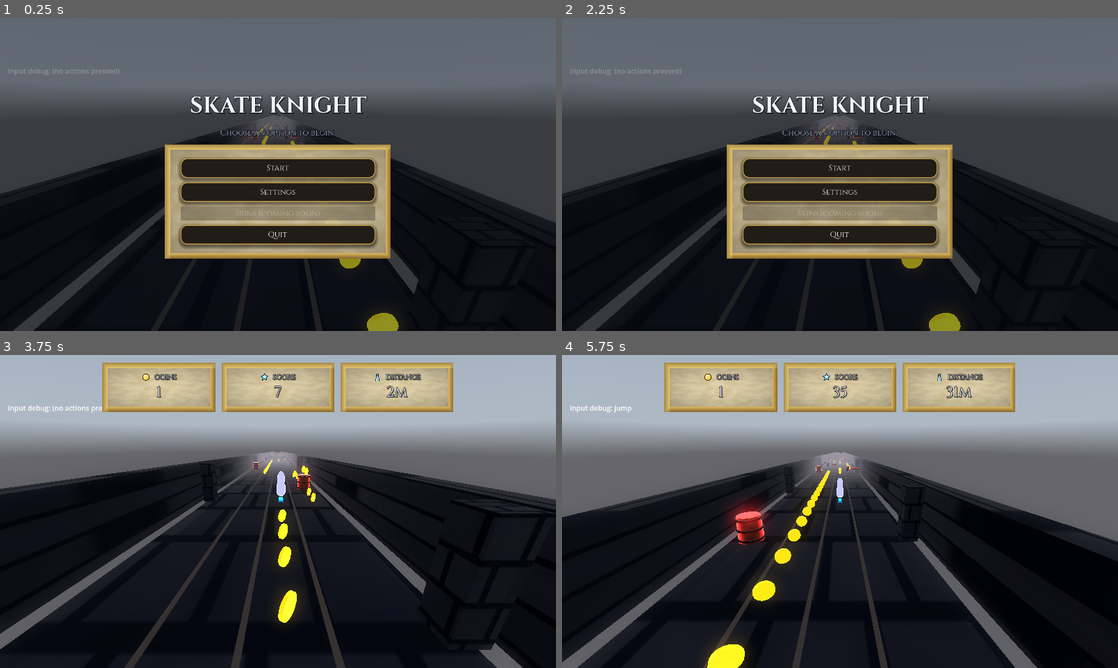
Above: before the commit, frames 1-4 (two rows, left to right).
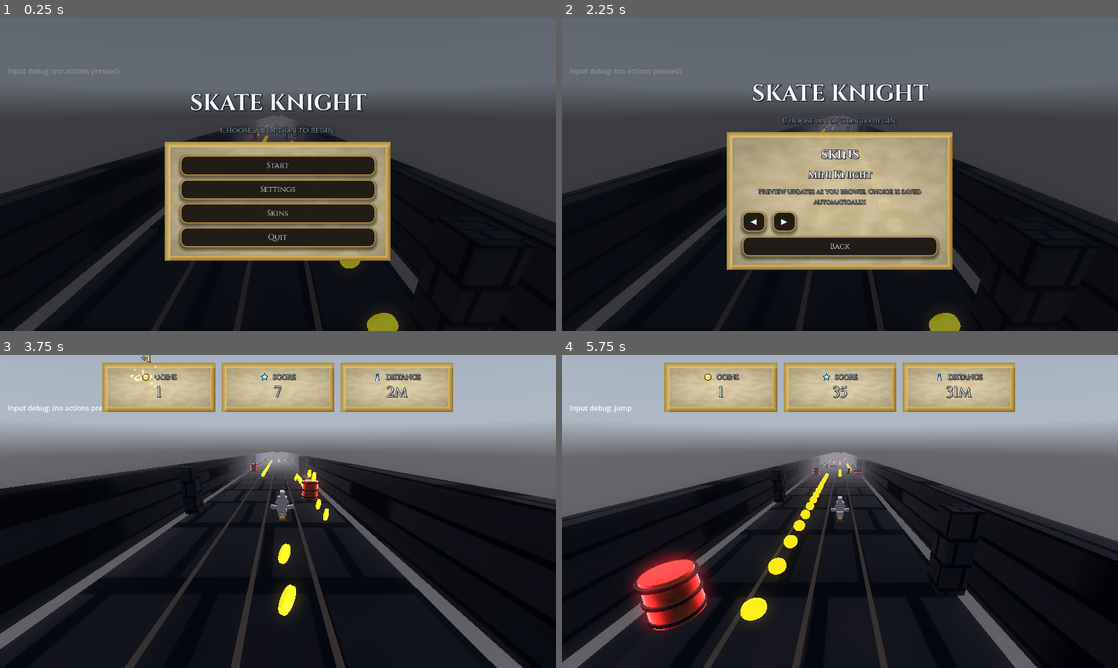
Above: after the commit, the same moments.

Repository: AlexXaya/SkateKnight
Game: Godot game, scene res://scenes/start_screen.tscn
The game is run twice, just before and just after one commit, with the same random seed, the same clock (stepped at 60 frames per second) and the same inputs.
Inputs (mouse positions are in pixels of both pictures, inside the frame that each line leads up to):
- Up to frame 1 (0.25 s): no input
- Up to frame 2 (2.25 s): click "Settings" at 0.5 s; click "Back" at 1.25 s; click (840, 212) at 2 s, where only the run after the commit has a clickable "Skins"
- Up to frame 3 (3.75 s): click (278, 583) at 2.75 s, where only the run after the commit has a clickable "Back"; click "Start" at 3.5 s
- Up to frame 4 (5.75 s): tap Enter at 4.25 s; hold Up from 4.28 s (still down); tap Shift (boost) at 4.35 s; tap W (jump) at 4.52, 5.27 s; tap S (slide) at 5.1 s

The runs differ from the first frame. In frame 1, 8.8% of the frame differs, in the area x 29-71%, y 24-78%; in frame 2, 16%, in the area x 29-71%, y 20-81%; in frame 3, 2.2%; in frame 4, 6.4%.

Commit message:
Add player skin system, knight model, coin VFX, and HUD/camera polish
- Skins: SkinCatalog + PlayerSkins autoload with persistent selection
  (user://skate_knight_settings.cfg); Skins menu in start screen with
  live preview.
- Knight model: Kenney Mini Arena character-soldier (CC0) shipped at
  models/knight.glb; Mini Knight skin loads it into Visual/KnightModel,
  hides the capsule placeholder, and keeps the deck palette tinting.
- Coin pickup feedback: COINS panel punch-scale, gold value flash,
  floating "+N" label, and a gold sparkle burst at the coin icon.
- Game-over: snap HUD count-up displays to their targets so coins/score/
  distance stop climbing the moment the run ends.
- Camera: pulled in (offset z -13 -> -9) and adjusted F3 presets so the
  player reads better through fog.

Co-authored-by: Cursor <cursoragent@cursor.com>

Diff:
--- a/project.godot
+++ b/project.godot
@@ -23,6 +23,7 @@
 
 Music="*res://scripts/music.gd"
 Sfx="*res://scripts/sfx.gd"
+PlayerSkins="*res://scripts/player_skins.gd"
 
 [display]
 
--- a/scenes/default_env.tres
+++ b/scenes/default_env.tres
@@ -15,6 +15,13 @@
 sky_custom_fov = 70.0
 ambient_light_source = 2
 ambient_light_color = Color(0.3, 0.3, 0.35, 1)
+glow_enabled = true
+glow_levels/1 = 1.0
+glow_levels/2 = 1.0
+glow_levels/3 = 1.0
+glow_intensity = 0.7
+glow_mix = 0.08
+glow_bloom = 0.35
 fog_enabled = true
 fog_mode = 1
 fog_light_color = Color(0.55, 0.55, 0.6, 1)
@@ -28,12 +35,3 @@
 volumetric_fog_anisotropy = 0.35
 volumetric_fog_length = 96.0
 volumetric_fog_sky_affect = 0.75
-glow_enabled = true
-glow_intensity = 0.7
-glow_bloom = 0.35
-glow_hdr_threshold = 1.0
-glow_hdr_scale = 2.0
-glow_mix = 0.08
-glow_levels/1 = true
-glow_levels/2 = true
-glow_levels/3 = true
--- a/scenes/main.tscn
+++ b/scenes/main.tscn
@@ -64,7 +64,7 @@
 transform = Transform3D(1, 0, 0, 0, 1, 0, 0, 0, 1, 0, 0, 0)
 script = ExtResource("7_1n0cl")
 target_path = NodePath("../Player")
-offset = Vector3(0, 4, -13)
+offset = Vector3(0, 4, -9)
 process_mode = 1
 
 [node name="Camera3D" type="Camera3D" parent="CameraRig"]
--- a/scenes/player/player.tscn
+++ b/scenes/player/player.tscn
@@ -47,6 +47,8 @@
 shape = SubResource("CapsuleShape3D_player")
 
 [node name="Visual" type="Node3D" parent="."]
+
+[node name="KnightModel" type="Node3D" parent="Visual"]
 
 [node name="Torso" type="MeshInstance3D" parent="Visual"]
 mesh = SubResource("CapsuleMesh_torso")
--- a/scripts/camera_follow.gd
+++ b/scripts/camera_follow.gd
@@ -1,7 +1,7 @@
 extends Node3D
 
 @export var target_path: NodePath
-@export var offset: Vector3 = Vector3(0, 4.0, -8.5)
+@export var offset: Vector3 = Vector3(0, 4.0, -9.0)
 @export var smoothness: float = 10.0
 @export var enable_collision_avoidance: bool = false
 @export var collision_mask: int = 1
@@ -32,10 +32,10 @@
 	# Presets are intentionally dramatic so we can diagnose visibility issues quickly.
 	# 0: default-ish chase, 1: higher chase, 2: side chase, 3: top-down-ish.
 	var offsets = [
-		Vector3(0, 4.0, -13.0),
-		Vector3(0, 7.0, -16.0),
-		Vector3(8.0, 5.0, -12.0),
-		Vector3(0, 14.0, -10.0),
+		Vector3(0, 4.0, -9.0),
+		Vector3(0, 7.0, -13.0),
+		Vector3(8.0, 5.0, -10.0),
+		Vector3(0, 14.0, -8.0),
 	]
 	var rots = [
 		Vector3(-18, 180, 0),
--- a/scripts/hud.gd
+++ b/scripts/hud.gd
@@ -7,6 +7,7 @@
 @onready var _score_box: PanelContainer = $HUD/Margin/VBox/TopStatsCenter/TopStats/ScoreBox
 @onready var _dist_box: PanelContainer = $HUD/Margin/VBox/TopStatsCenter/TopStats/DistanceBox
 @onready var _coins_value: Label = $HUD/Margin/VBox/TopStatsCenter/TopStats/CoinsBox/Pad/VBox/Value
+@onready var _coins_icon: TextureRect = $HUD/Margin/VBox/TopStatsCenter/TopStats/CoinsBox/Pad/VBox/HeaderCenter/Header/Icon
 @onready var _score_value: Label = $HUD/Margin/VBox/TopStatsCenter/TopStats/ScoreBox/Pad/VBox/Value
 @onready var _dist_value: Label = $HUD/Margin/VBox/TopStatsCenter/TopStats/DistanceBox/Pad/VBox/Value
 @onready var _game_over: Control = $GameOver
@@ -37,6 +38,12 @@
 @export var milestone_sparkle_size_px: float = 10.0
 var _sparkle_layer: Control
 var _sparkles: GPUParticles2D
+var _coin_pickup_sparkles: GPUParticles2D
+var _coin_box_pulse_tween: Tween
+
+@export var coin_pickup_sparkle_count: int = 22
+@export var coin_pickup_sparkle_lifetime_s: float = 0.38
+@export var coin_pickup_sparkle_speed: float = 220.0
 
 func _ready() -> void:
 	process_mode = Node.PROCESS_MODE_ALWAYS
@@ -48,6 +55,7 @@
 	_apply_box_style_overrides(hud_theme)
 	_build_danger_overlay()
 	_build_milestone_sparkles()
+	_build_coin_pickup_sparkles()
 	_build_game_over_ui()
 	_rm = get_node(run_manager_path)
 	_game_over.visible = false
@@ -58,6 +66,8 @@
 			_rm.connect("run_over", _on_run_over)
 		if _rm.has_signal("danger_changed"):
 			_rm.connect("danger_changed", _on_danger_changed)
+		if _rm.has_signal("coin_pickup"):
+			_rm.connect("coin_pickup", _on_coin_pickup)
 
 func _process(delta: float) -> void:
 	var step := maxf(1.0, count_speed) * maxf(0.0, delta)
@@ -82,6 +92,14 @@
 		_dist_display = _dist_target
 
 func _on_run_over() -> void:
+	# Freeze the count-up animation so stats don't keep climbing after death.
+	_coins_display = _coins_target
+	_score_display = _score_target
+	_dist_display = _dist_target
+	_coins_value.text = "%d" % int(round(_coins_display))
+	_score_value.text = "%d" % int(round(_score_display))
+	_dist_value.text = "%dm" % int(round(_dist_display))
+
 	# Stop gameplay entirely.
 	get_tree().paused = true
 	Input.mouse_mode = Input.MOUSE_MODE_VISIBLE
@@ -182,6 +200,59 @@
 
 	_sparkle_layer.add_child(_sparkles)
 
+func _build_coin_pickup_sparkles() -> void:
+	if _sparkle_layer == null:
+		return
+	_coin_pickup_sparkles = GPUParticles2D.new()
+	_coin_pickup_sparkles.name = "CoinPickupSparkles"
+	_coin_pickup_sparkles.one_shot = true
+	_coin_pickup_sparkles.emitting = false
+	_coin_pickup_sparkles.amount = maxi(1, coin_pickup_sparkle_count)
+	_coin_pickup_sparkles.lifetime = maxf(0.05, coin_pickup_sparkle_lifetime_s)
+	_coin_pickup_sparkles.explosiveness = 1.0
+	_coin_pickup_sparkles.randomness = 0.35
+	_coin_pickup_sparkles.texture = _make_sparkle_texture()
+
+	var mat := ParticleProcessMaterial.new()
+	mat.emission_shape = ParticleProcessMaterial.EMISSION_SHAPE_POINT
+	mat.direction = Vector3(0, -1, 0)
+	mat.spread = 140.0
+	mat.gravity = Vector3(0, 0, 0)
+	mat.initial_velocity_min = maxf(8.0, coin_pickup_sparkle_speed * 0.35)
+	mat.initial_velocity_max = maxf(mat.initial_velocity_min, coin_pickup_sparkle_speed)
+	mat.damping_min = 3.0
+	mat.damping_max = 8.0
+
+	var ramp := Gradient.new()
+	ramp.colors = PackedColorArray([
+		Color(1.0, 0.92, 0.35, 0.0),
+		Color(1.0, 0.96, 0.55, 0.95),
+		Color(1.0, 0.65, 0.15, 0.0),
+	])
+	ramp.offsets = PackedFloat32Array([0.0, 0.14, 1.0])
+	var ramp_tex := GradientTexture1D.new()
+	ramp_tex.gradient = ramp
+	mat.color_ramp = ramp_tex
+
+	var curve := Curve.new()
+	curve.add_point(Vector2(0.0, 0.0))
+	curve.add_point(Vector2(0.12, 1.0))
+	curve.add_point(Vector2(1.0, 0.0))
+	var curve_tex := CurveTexture.new()
+	curve_tex.curve = curve
+	mat.scale_curve = curve_tex
+	var sz := maxf(0.04, milestone_sparkle_size_px * 0.55 / 16.0)
+	mat.scale_min = sz
+	mat.scale_max = sz * 1.4
+
+	_coin_pickup_sparkles.process_material = mat
+
+	var cim := CanvasItemMaterial.new()
+	cim.blend_mode = CanvasItemMaterial.BLEND_MODE_ADD
+	_coin_pickup_sparkles.material = cim
+
+	_sparkle_layer.add_child(_coin_pickup_sparkles)
+
 func _make_sparkle_texture() -> Texture2D:
 	var size := 32
 	var img := Image.create(size, size, false, Image.FORMAT_RGBA8)
@@ -249,6 +320,83 @@
 	_sparkles.emitting = false
 	_sparkles.restart()
 	_sparkles.emitting = true
+
+func _on_coin_pickup(amount: int) -> void:
+	if amount <= 0:
+		return
+	_coin_pickup_pulse()
+	_coin_pickup_popup(amount)
+	_play_coin_pickup_sparkles()
+
+func _coin_pickup_pulse() -> void:
+	if not is_instance_valid(_coins_box):
+		return
+	if _coin_box_pulse_tween:
+		_coin_box_pulse_tween.kill()
+		_coin_box_pulse_tween = null
+	_coins_box.pivot_offset = _coins_box.size * 0.5
+	_coin_box_pulse_tween = create_tween()
+	_coin_box_pulse_tween.set_parallel(true)
+	_coin_box_pulse_tween.tween_property(_coins_box, "scale", Vector2(1.07, 1.07), 0.07).set_trans(Tween.TRANS_BACK).set_ease(Tween.EASE_OUT)
+	if is_instance_valid(_coins_value):
+		_coin_box_pulse_tween.tween_property(_coins_value, "modulate", Color(1.0, 0.95, 0.58), 0.06)
+	_coin_box_pulse_tween.chain()
+	_coin_box_pulse_tween.set_parallel(true)
+	_coin_box_pulse_tween.tween_property(_coins_box, "scale", Vector2.ONE, 0.2).set_trans(Tween.TRANS_QUAD).set_ease(Tween.EASE_OUT)
+	if is_instance_valid(_coins_value):
+		_coin_box_pulse_tween.tween_property(_coins_value, "modulate", Color.WHITE, 0.2)
+
+func _coin_pickup_popup(amount: int) -> void:
+	var layer: Control = _sparkle_layer if _sparkle_layer != null else _hud_root
+	if layer == null:
+		return
+	var lbl := Label.new()
+	lbl.mouse_filter = Control.MOUSE_FILTER_IGNORE
+	lbl.text = "+%d" % amount
+	lbl.horizontal_alignment = HORIZONTAL_ALIGNMENT_CENTER
+	var bold_font := _load_font_or_null("res://ui/fonts/Cinzel-Bold.ttf")
+	if bold_font != null:
+		lbl.add_theme_font_override("font", bold_font)
+	lbl.add_theme_font_size_override("font_size", 26)
+	lbl.add_theme_color_override("font_color", Color(1.0, 0.88, 0.38))
+	lbl.add_theme_color_override("font_outline_color", Color(0.06, 0.05, 0.02))
+	lbl.add_theme_constant_override("outline_size", 3)
+	layer.add_child(lbl)
+
+	var center := _coins_box.get_global_rect().get_center()
+	if is_instance_valid(_coins_icon):
+		center = _coins_icon.get_global_rect().get_center()
+
+	await get_tree().process_frame
+	if not is_instance_valid(lbl):
+		return
+	lbl.global_position = Vector2(center.x - lbl.size.x * 0.5, center.y - lbl.size.y - 6.0)
+
+	var tw := create_tween()
+	tw.set_parallel(true)
+	tw.tween_property(lbl, "global_position:y", lbl.global_position.y - 38.0, 0.48).set_trans(Tween.TRANS_QUAD).set_ease(Tween.EASE_OUT)
+	tw.tween_property(lbl, "modulate:a", 0.0, 0.5).set_delay(0.08)
+	tw.finished.connect(func():
+		if is_instance_valid(lbl):
+			lbl.queue_free()
+	)
+
+func _play_coin_pickup_sparkles() -> void:
+	if _coin_pickup_sparkles == null or not is_instance_valid(_coins_box):
+		return
+	var center := _coins_box.get_global_rect().get_center()
+	if is_instance_valid(_coins_icon):
+		center = _coins_icon.get_global_rect().get_center()
+	_coin_pickup_sparkles.global_position = center
+	_coin_pickup_sparkles.amount = maxi(1, coin_pickup_sparkle_count)
+	_coin_pickup_sparkles.lifetime = maxf(0.05, coin_pickup_sparkle_lifetime_s)
+	var pm := _coin_pickup_sparkles.process_material as ParticleProcessMaterial
+	if pm:
+		pm.initial_velocity_min = maxf(8.0, coin_pickup_sparkle_speed * 0.35)
+		pm.initial_velocity_max = maxf(pm.initial_velocity_min, coin_pickup_sparkle_speed)
+	_coin_pickup_sparkles.emitting = false
+	_coin_pickup_sparkles.restart()
+	_coin_pickup_sparkles.emitting = true
 
 func _on_danger_changed(active: bool) -> void:
 	if _danger_overlay == null:
--- a/scripts/player.gd
+++ b/scripts/player.gd
@@ -45,6 +45,10 @@
 	var shape := _collider.shape
 	if shape is CapsuleShape3D:
 		_capsule_height_default = (shape as CapsuleShape3D).height
+
+	var skins := get_node_or_null("/root/PlayerSkins")
+	if skins != null and skins.has_method("apply_to_player"):
+		skins.call("apply_to_player", self)
 
 func _physics_process(delta: float) -> void:
 	_handle_input(delta)
--- /dev/null
+++ b/scripts/player_skins.gd
@@ -0,0 +1,116 @@
+extends Node
+
+const SETTINGS_PATH := "user://skate_knight_settings.cfg"
+const SECTION := "cosmetics"
+const KEY_SKIN := "selected_skin"
+
+
+func get_selected_id() -> String:
+	var cfg := ConfigFile.new()
+	var err := cfg.load(SETTINGS_PATH)
+	var saved := ""
+	if err == OK:
+		saved = str(cfg.get_value(SECTION, KEY_SKIN, ""))
+	if saved.is_empty() or not SkinCatalog.has_id(saved):
+		return SkinCatalog.default_id()
+	return saved
+
+
+func set_selected_id(id: String) -> void:
+	if not SkinCatalog.has_id(id):
+		id = SkinCatalog.default_id()
+	var cfg := ConfigFile.new()
+	cfg.load(SETTINGS_PATH)
+	cfg.set_value(SECTION, KEY_SKIN, id)
+	cfg.save(SETTINGS_PATH)
+
+
+func apply_to_visual(visual: Node3D) -> void:
+	apply_skin_to_visual(visual, get_selected_id())
+
+
+func apply_skin_to_visual(visual: Node3D, skin_id: String) -> void:
+	if visual == null:
+		return
+	var skin := SkinCatalog.get_skin(skin_id)
+
+	var torso := visual.get_node_or_null("Torso") as MeshInstance3D
+	var head := visual.get_node_or_null("Head") as MeshInstance3D
+	var deck := visual.get_node_or_null("Board/Deck") as MeshInstance3D
+	var holder := visual.get_node_or_null("KnightModel") as Node3D
+
+	# Always update the board palette, regardless of model state.
+	var board_mat := _shader_material_from_mesh(deck)
+	if board_mat != null:
+		var ba: Color = skin["board_albedo"]
+		var bs: Color = skin["board_shadow"]
+		board_mat.set_shader_parameter("albedo", ba)
+		board_mat.set_shader_parameter("shadow_tint", Vector3(bs.r, bs.g, bs.b))
+
+	var has_model := _try_load_model(holder, skin)
+
+	if has_model:
+		if torso: torso.visible = false
+		if head: head.visible = false
+	else:
+		if torso: torso.visible = true
+		if head: head.visible = true
+		var ca: Color = skin["char_albedo"]
+		var cs: Color = skin["char_shadow"]
+		var torso_mat := _shader_material_from_mesh(torso)
+		if torso_mat != null:
+			torso_mat.set_shader_parameter("albedo", ca)
+			torso_mat.set_shader_parameter("shadow_tint", Vector3(cs.r, cs.g, cs.b))
+
+
+func apply_to_player(player: CharacterBody3D) -> void:
+	var vis := player.get_node_or_null("Visual") as Node3D
+	if vis != null:
+		apply_to_visual(vis)
+
+
+func _try_load_model(holder: Node3D, skin: Dictionary) -> bool:
+	if holder == null:
+		return false
+
+	for c in holder.get_children():
+		c.queue_free()
+
+	var path := str(skin.get("model_path", ""))
+	if path.is_empty() or not ResourceLoader.exists(path):
+		return false
+
+	var packed := load(path)
+	var instance: Node = null
+	if packed is PackedScene:
+		instance = (packed as PackedScene).instantiate()
+	elif packed is Resource:
+		# Fallback for cases where Godot returns a non-PackedScene resource.
+		return false
+
+	if instance == null:
+		return false
+	if not (instance is Node3D):
+		instance.queue_free()
+		return false
+
+	var node3d := instance as Node3D
+	holder.add_child(node3d)
+
+	var offset: Vector3 = skin.get("model_offset", Vector3.ZERO)
+	var rot_y: float = float(skin.get("model_rotation_y_deg", 0.0))
+	var scale_mul: float = float(skin.get("model_scale", 1.0))
+
+	node3d.position = offset
+	node3d.rotation_degrees = Vector3(0, rot_y, 0)
+	node3d.scale = Vector3.ONE * maxf(0.0001, scale_mul)
+	return true
+
+
+func _shader_material_from_mesh(mi: MeshInstance3D) -> ShaderMaterial:
+	if mi == null:
+		return null
+	var m: Material = mi.get_surface_override_material(0)
+	if m == null and mi.mesh != null:
+		m = mi.mesh.surface_get_material(0)
+	return m as ShaderMaterial
--- a/scripts/run_manager.gd
+++ b/scripts/run_manager.gd
@@ -17,6 +17,7 @@
 signal run_over
 signal stats_changed(coins: int, score: int, distance: float)
 signal danger_changed(active: bool)
+signal coin_pickup(amount: int)
 
 func _ready() -> void:
 	_player = get_node(player_path) as Node3D
@@ -45,6 +46,7 @@
 
 func _on_coin_collected(amount: int) -> void:
 	coins += amount
+	coin_pickup.emit(amount)
 
 func _on_crashed() -> void:
 	if not _is_running:
--- /dev/null
+++ b/scripts/skin_catalog.gd
@@ -0,0 +1,102 @@
+extends RefCounted
+class_name SkinCatalog
+
+## Ordered palette swaps for the shared toon materials on the player (body + board).
+
+static func default_id() -> String:
+	return "knight"
+
+
+static func skin_ids_ordered() -> PackedStringArray:
+	var ids := PackedStringArray()
+	for s in _skin_table():
+		ids.append(s["id"])
+	return ids
+
+
+static func has_id(id: String) -> bool:
+	for s in _skin_table():
+		if s["id"] == id:
+			return true
+	return false
+
+
+static func get_skin(id: String) -> Dictionary:
+	for s in _skin_table():
+		if s["id"] == id:
+			return s.duplicate(true)
+	return _skin_table()[0].duplicate(true)
+
+
+static func index_of(id: String) -> int:
+	var ids := skin_ids_ordered()
+	for i in range(ids.size()):
+		if ids[i] == id:
+			return i
+	return 0
+
+
+## Optional fields per skin (used when present, otherwise sensible defaults):
+##   model_path: String           - res:// path to a .glb/.tscn knight model
+##   model_offset: Vector3        - translation to apply to the loaded model
+##   model_rotation_y_deg: float  - Y rotation tweak so the knight faces forward
+##   model_scale: float           - uniform scale multiplier
+static func _skin_table() -> Array:
+	return [
+		{
+			"id": "knight",
+			"name": "Mini Knight",
+			"char_albedo": Color(0.82, 0.84, 0.9),
+			"char_shadow": Color(0.35, 0.33, 0.45),
+			"board_albedo": Color(0.55, 0.45, 0.25),
+			"board_shadow": Color(0.22, 0.16, 0.08),
+			# Kenney "Mini Arena" character-soldier (CC0).
+			"model_path": "res://models/knight.glb",
+			# Lift feet onto the deck (board node sits at y=0.28; deck is ~0.08 thick).
+			"model_offset": Vector3(0, 0.34, 0),
+			# Player root is rotated 90deg around Y; Kenney models export facing -Z,
+			# so a -90 deg local rotation aligns the soldier with the run direction.
+			"model_rotation_y_deg": -90.0,
+			"model_scale": 1.4,
+		},
+		{
+			"id": "default",
+			"name": "Silver Knight",
+			"char_albedo": Color(0.82, 0.84, 0.9),
+			"char_shadow": Color(0.35, 0.33, 0.45),
+			"board_albedo": Color(0.2, 0.75, 0.9),
+			"board_shadow": Color(0.1, 0.25, 0.35),
+		},
+		{
+			"id": "midnight",
+			"name": "Midnight Run",
+			"char_albedo": Color(0.38, 0.42, 0.62),
+			"char_shadow": Color(0.18, 0.14, 0.28),
+			"board_albedo": Color(0.45, 0.22, 0.72),
+			"board_shadow": Color(0.12, 0.06, 0.22),
+		},
+		{
+			"id": "sunset",
+			"name": "Sunset Deck",
+			"char_albedo": Color(0.92, 0.62, 0.42),
+			"char_shadow": Color(0.42, 0.22, 0.18),
+			"board_albedo": Color(0.98, 0.48, 0.28),
+			"board_shadow": Color(0.38, 0.12, 0.08),
+		},
+		{
+			"id": "forest",
+			"name": "Forest Sprite",
+			"char_albedo": Color(0.52, 0.78, 0.48),
+			"char_shadow": Color(0.18, 0.35, 0.22),
+			"board_albedo": Color(0.22, 0.62, 0.42),
+			"board_shadow": Color(0.08, 0.22, 0.14),
+		},
+		{
+			"id": "rose_rider",
+			"name": "Rose Rider",
+			"char_albedo": Color(0.92, 0.55, 0.72),
+			"char_shadow": Color(0.38, 0.18, 0.32),
+			"board_albedo": Color(0.85, 0.28, 0.55),
+			"board_shadow": Color(0.32, 0.08, 0.22),
+		},
+	]
--- a/scripts/start_screen.gd
+++ b/scripts/start_screen.gd
@@ -11,6 +11,9 @@
 var _ui_root: Control
 var _main_panel: Control
 var _settings_panel: Control
+var _skins_panel: Control
+var _skin_name_label: Label
+var _skin_index: int = 0
 var _music_slider: HSlider
 var _music_value: Label
 var _sfx_slider: HSlider
@@ -30,6 +33,8 @@
 
 	_spawn_preview()
 	_build_ui()
+	if _visual_node != null:
+		PlayerSkins.apply_to_visual(_visual_node)
 
 	# Freeze preview gameplay.
 	get_tree().paused = true
@@ -155,9 +160,9 @@
 	main_v.add_child(settings_btn)
 
 	var skins_btn := Button.new()
-	skins_btn.text = "Skins (coming soon)"
-	skins_btn.disabled = true
+	skins_btn.text = "Skins"
 	skins_btn.focus_mode = Control.FOCUS_NONE
+	skins_btn.pressed.connect(_show_skins)
 	main_v.add_child(skins_btn)
 
 	var quit_btn := Button.new()
@@ -256,6 +261,111 @@
 	back_btn.focus_mode = Control.FOCUS_NONE
 	back_btn.pressed.connect(_hide_settings)
 	set_v.add_child(back_btn)
+
+	_build_skins_panel(stack, bold_font)
+
+func _build_skins_panel(stack: VBoxContainer, bold_font: Font) -> void:
+	_skins_panel = PanelContainer.new()
+	_skins_panel.visible = false
+	stack.add_child(_skins_panel)
+
+	var skins_pad := MarginContainer.new()
+	skins_pad.add_theme_constant_override("margin_left", 18)
+	skins_pad.add_theme_constant_override("margin_right", 18)
+	skins_pad.add_theme_constant_override("margin_top", 16)
+	skins_pad.add_theme_constant_override("margin_bottom", 16)
+	_skins_panel.add_child(skins_pad)
+
+	var skins_v := VBoxContainer.new()
+	skins_v.add_theme_constant_override("separation", 12)
+	skins_pad.add_child(skins_v)
+
+	var skins_title := Label.new()
+	skins_title.text = "SKINS"
+	skins_title.horizontal_alignment = HORIZONTAL_ALIGNMENT_CENTER
+	skins_title.add_theme_font_size_override("font_size", 28)
+	if bold_font != null:
+		skins_title.add_theme_font_override("font", bold_font)
+	skins_v.add_child(skins_title)
+
+	_skin_name_label = Label.new()
+	_skin_name_label.horizontal_alignment = HORIZONTAL_ALIGNMENT_CENTER
+	_skin_name_label.add_theme_font_size_override("font_size", 22)
+	if bold_font != null:
+		_skin_name_label.add_theme_font_override("font", bold_font)
+	skins_v.add_child(_skin_name_label)
+
+	var hint := Label.new()
+	hint.text = "Preview updates as you browse. Choice is saved automatically."
+	hint.horizontal_alignment = HORIZONTAL_ALIGNMENT_CENTER
+	hint.autowrap_mode = TextServer.AUTOWRAP_WORD_SMART
+	hint.modulate = Color(0.85, 0.9, 1.0, 0.82)
+	hint.add_theme_font_size_override("font_size", 15)
+	skins_v.add_child(hint)
+
+	var skin_row := HBoxContainer.new()
+	skin_row.add_theme_constant_override("separation", 18)
+	skins_v.add_child(skin_row)
+
+	var prev_btn := Button.new()
+	prev_btn.text = "◀"
+	prev_btn.custom_minimum_size = Vector2(52, 0)
+	prev_btn.focus_mode = Control.FOCUS_NONE
+	prev_btn.pressed.connect(func(): _cycle_skin(-1))
+	skin_row.add_child(prev_btn)
+
+	var next_btn := Button.new()
+	next_btn.text = "▶"
+	next_btn.custom_minimum_size = Vector2(52, 0)
+	next_btn.focus_mode = Control.FOCUS_NONE
+	next_btn.pressed.connect(func(): _cycle_skin(1))
+	skin_row.add_child(next_btn)
+
+	var skins_back := Button.new()
+	skins_back.text = "Back"
+	skins_back.focus_mode = Control.FOCUS_NONE
+	skins_back.pressed.connect(_hide_skins)
+	skins_v.add_child(skins_back)
+
+func _cycle_skin(delta: int) -> void:
+	var ids := SkinCatalog.skin_ids_ordered()
+	var n := ids.size()
+	if n <= 0:
+		return
+	_skin_index = (_skin_index + delta + n) % n
+	var id := ids[_skin_index]
+	PlayerSkins.set_selected_id(id)
+	if _visual_node != null:
+		PlayerSkins.apply_skin_to_visual(_visual_node, id)
+	_update_skin_menu_label()
+
+
+func _update_skin_menu_label() -> void:
+	if _skin_name_label == null:
+		return
+	var ids := SkinCatalog.skin_ids_ordered()
+	if _skin_index < 0 or _skin_index >= ids.size():
+		return
+	var skin := SkinCatalog.get_skin(ids[_skin_index])
+	_skin_name_label.text = skin["name"]
+
+
+func _show_skins() -> void:
+	if _settings_panel:
+		_settings_panel.visible = false
+	if _main_panel:
+		_main_panel.visible = false
+	if _skins_panel:
+		_skins_panel.visible = true
+	_skin_index = SkinCatalog.index_of(PlayerSkins.get_selected_id())
+	_update_skin_menu_label()
+
+
+func _hide_skins() -> void:
+	if _skins_panel:
+		_skins_panel.visible = false
+	if _main_panel:
+		_main_panel.visible = true
 
 func _make_theme() -> Theme:
 	var t := Theme.new()
@@ -395,6 +505,8 @@
 	get_tree().change_scene_to_file(game_scene_path)
 
 func _show_settings() -> void:
+	if _skins_panel:
+		_skins_panel.visible = false
 	if _main_panel:
 		_main_panel.visible = false
 	if _settings_panel:
Not shown, added: materials/barrel_wood_glow.gdshader.uid
Not shown, added: materials/obstacle_red_glow.gdshader.uid
Binary file added: models/knight.glb
Not shown, added: scripts/player_skins.gd.uid
Not shown, added: scripts/skin_catalog.gd.uid
